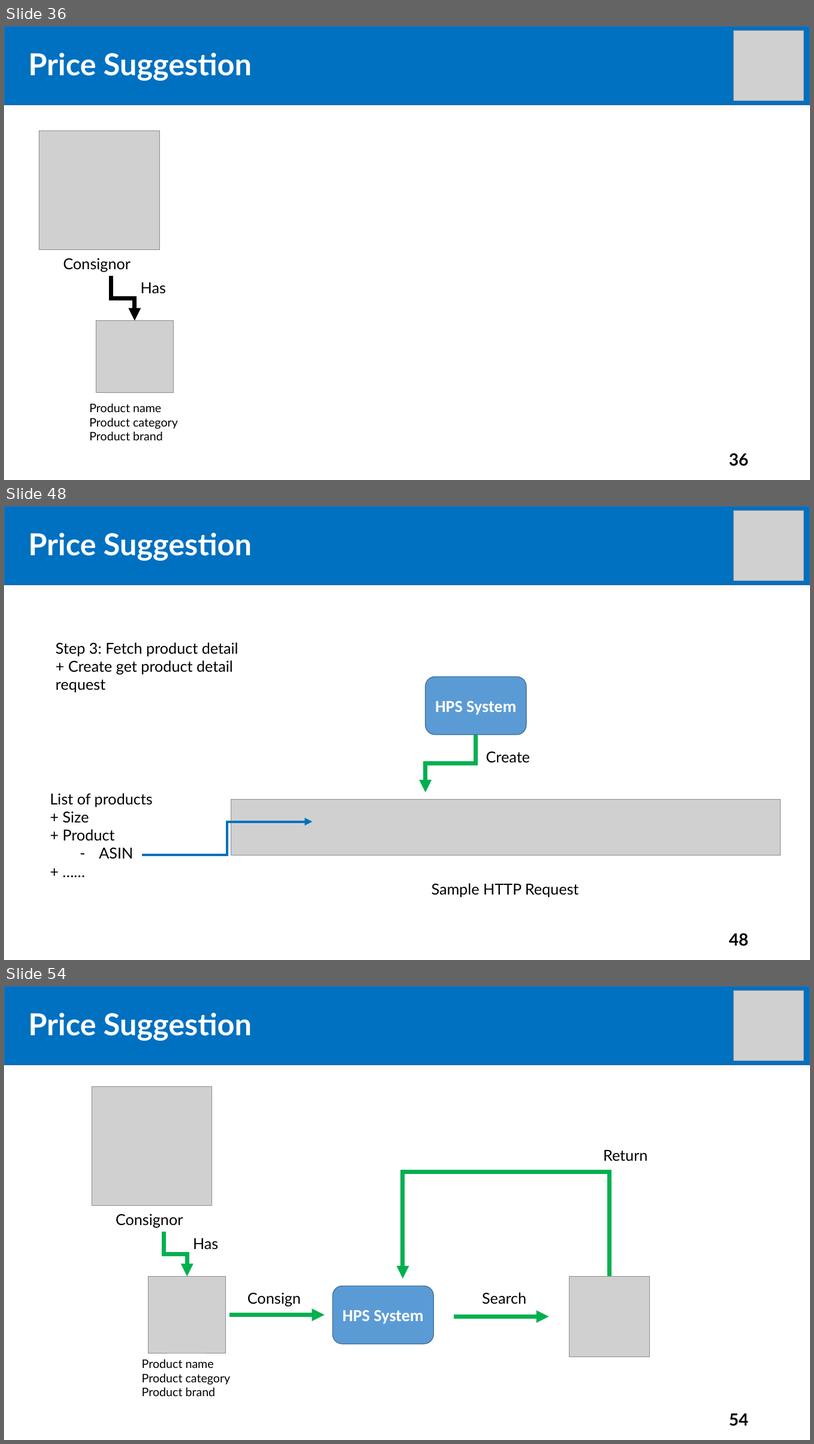
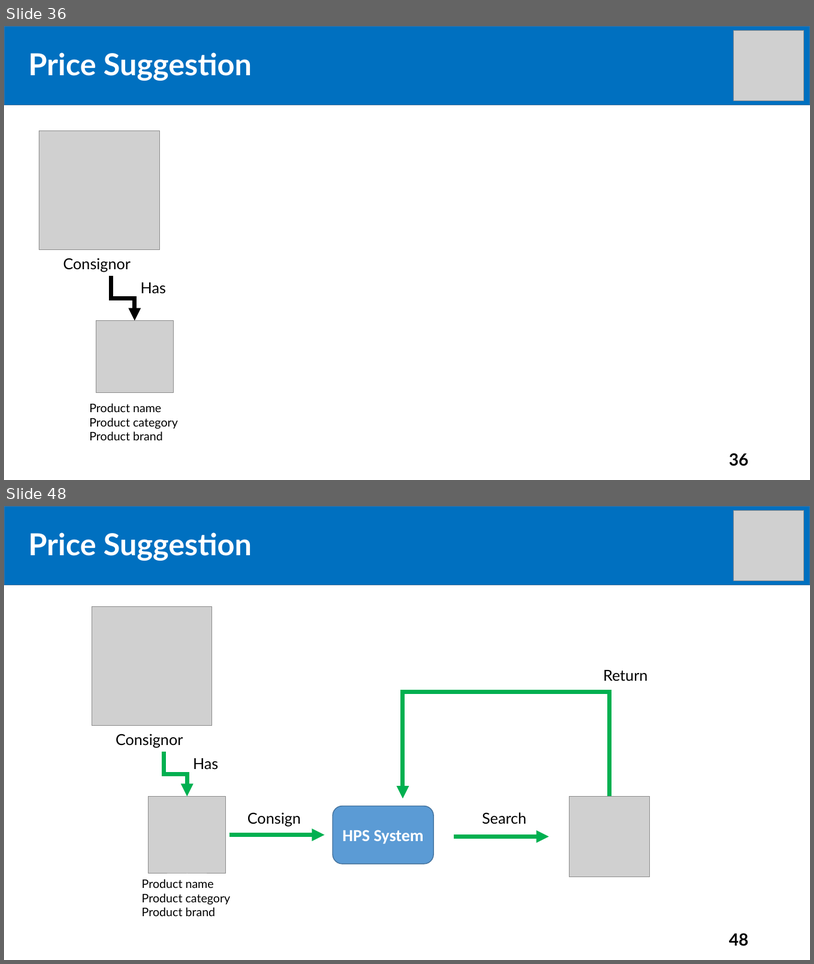
Before and after one commit to tiendan3108/CP, a slide deck: Source/Presentation/PreFinalPresentation.pptx. Shown one above the other, each under a label of ours: slides 36, 48 and 54 before the commit, slides 36 and 48 after it; the slides between them are not shown. The pictures are 814x1444 and 814x964 pixels, drawn with LibreOffice and Linux fonts; fonts in the diff are those of the drawing; grey boxes stand for pictures. Boxes give left, top, right and bottom in pixels: in the first picture for what was removed or moved away, otherwise in the second. Text is boxed around its words. In the diff, an @@ line names an element or a change of style, - is before the commit and + after.

```diff
--- a/Source/Presentation/PreFinalPresentation.pptx
+++ b/Source/Presentation/PreFinalPresentation.pptx
@@ slide 48 removed at [4, 506, 810, 960], background #FFFFFF @@
@@ rectangle removed at [4, 506, 810, 585] @@
@@ picture removed at [734, 510, 804, 580] @@
@@ text removed at [29, 532, 252, 561] @@
-Price Suggestion
@@ title removed at [50, 538, 174, 561] @@
-Outline
@@ text removed at [56, 642, 239, 675] @@
-Step 3: Fetch product detail
-+ Create get product detail request
@@ rounded rectangle removed at [426, 676, 527, 735] @@
-HPS System
@@ elbow arrow removed from (476, 735) to (426, 792) @@
@@ text removed at [486, 751, 530, 763] @@
-Create
@@ text removed at [50, 793, 153, 859] @@
-List of products
-+ Size
-+ Product
-  – ASIN
-+ ……
@@ picture removed at [231, 799, 781, 855] @@
@@ elbow arrow removed from (143, 855) to (312, 822) @@
@@ text removed at [432, 883, 579, 897] @@
-Sample HTTP Request
@@ page number removed at [729, 933, 749, 946] @@
-48
@@ what was slide 54 is now slide 48 @@
@@ page number at [729, 933, 749, 946]: text changed @@
-54
+48
```
Also in this commit, not shown: 5 slides changed, 6 slides added, 11 other slides removed.
